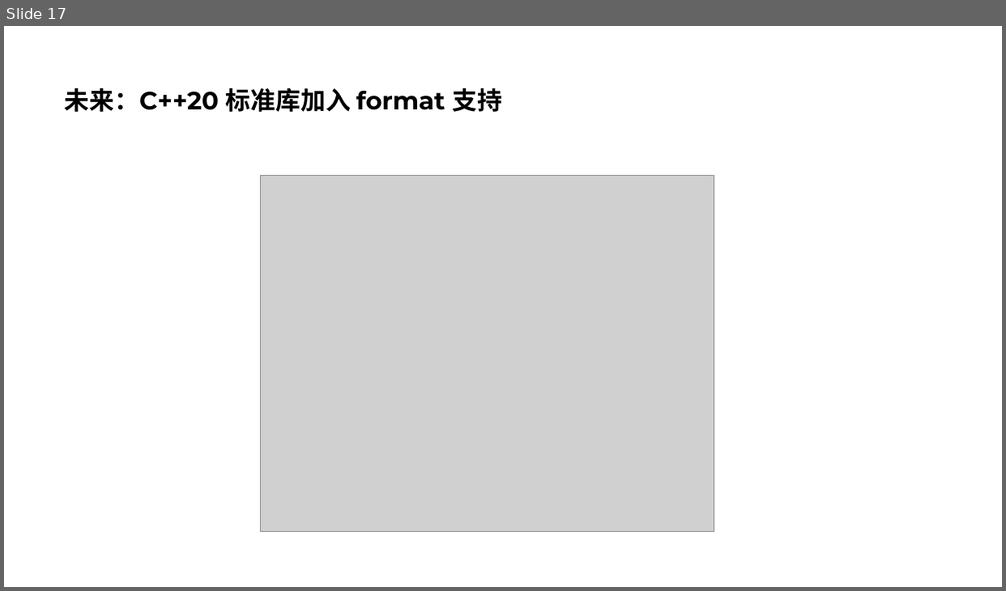
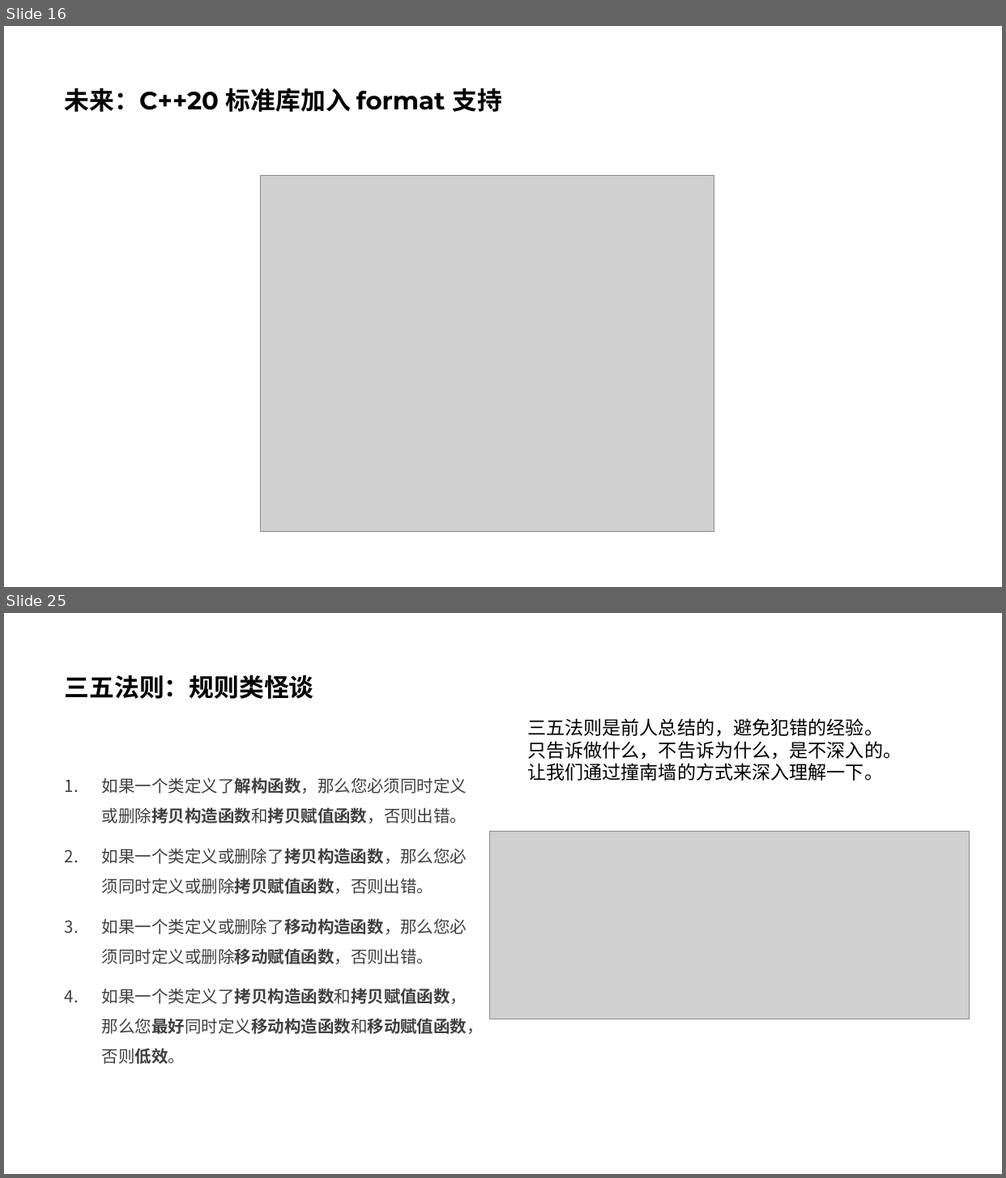
Before and after one commit to parallel101/course, a slide deck: 02/slides.pptx. Shown one above the other, each under a label of ours: slide 17 before the commit, slides 16 and 25 after it; the slides between them are not shown. The pictures are 1006x591 and 1006x1178 pixels, drawn with LibreOffice and Linux fonts; fonts in the diff are those of the drawing; grey boxes stand for pictures. Boxes give left, top, right and bottom in pixels: in the first picture for what was removed or moved away, otherwise in the second. Text is boxed around its words. In the diff, an @@ line names an element or a change of style, - is before the commit and + after.

```diff
--- a/02/slides.pptx
+++ b/02/slides.pptx
@@ slide 25 added at [4,613,1002,1174], background #FFFFFF @@
@@ title added at [65,675,314,699], 24 pt, text #000000, bold @@
+三五法则：规则类怪谈
@@ text added at [527,718,901,781], 18 pt, text #000000 @@
+三五法则是前人总结的，避免犯错的经验。
+只告诉做什么，不告诉为什么，是不深入的。
+让我们通过撞南墙的方式来深入理解一下。
@@ text added at [102,777,484,1064], 16 pt, text #404040 @@
+1. 如果一个类定义了解构函数，那么您必须同时定义或删除拷贝构造函数和拷贝赋值函数，否则出错。
+2. 如果一个类定义或删除了拷贝构造函数，那么您必须同时定义或删除拷贝赋值函数，否则出错。
+3. 如果一个类定义或删除了移动构造函数，那么您必须同时定义或删除移动赋值函数，否则出错。
+4. 如果一个类定义了拷贝构造函数和拷贝赋值函数，那么您最好同时定义移动构造函数和移动赋值函数，否则低效。
@@ picture added at [490,832,970,1020] @@
@@ what was slide 17 is now slide 16 @@
```
Also in this commit, not shown: 2 slides changed, 11 other slides added, 1 slide removed, 18 other files.
